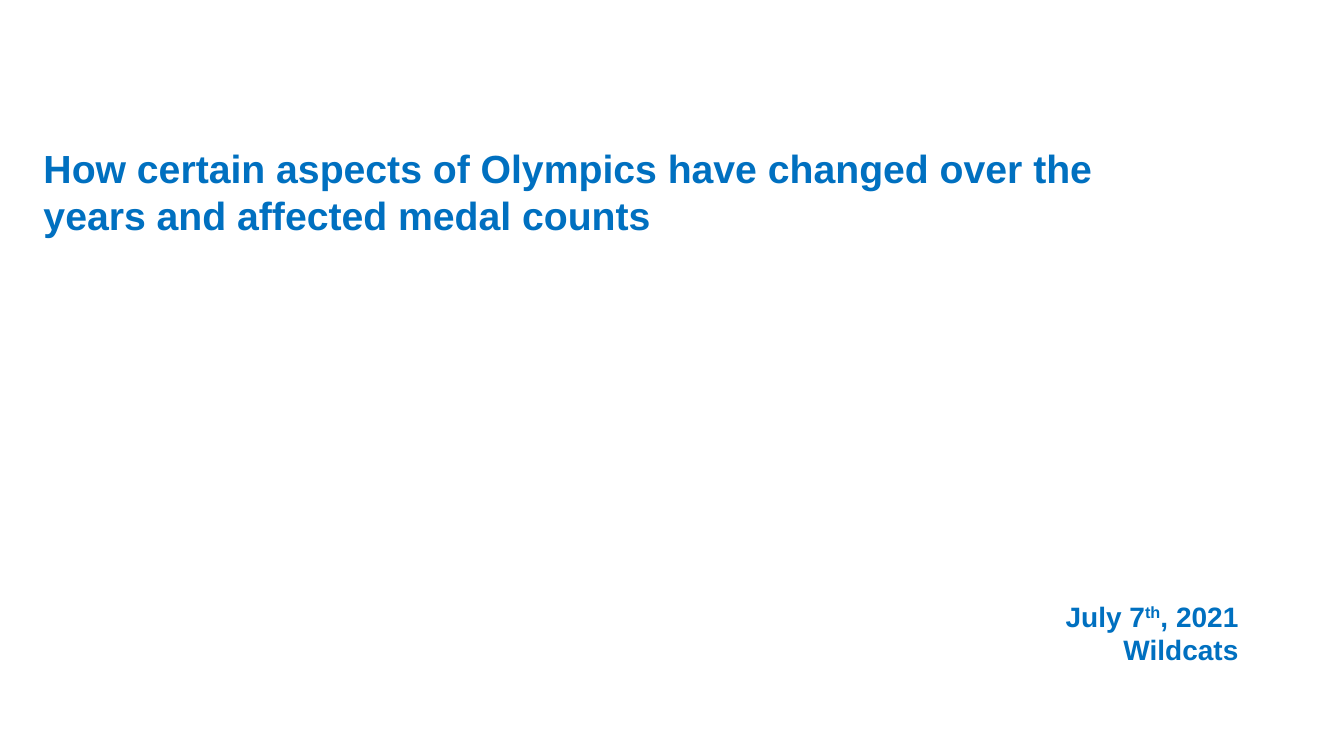
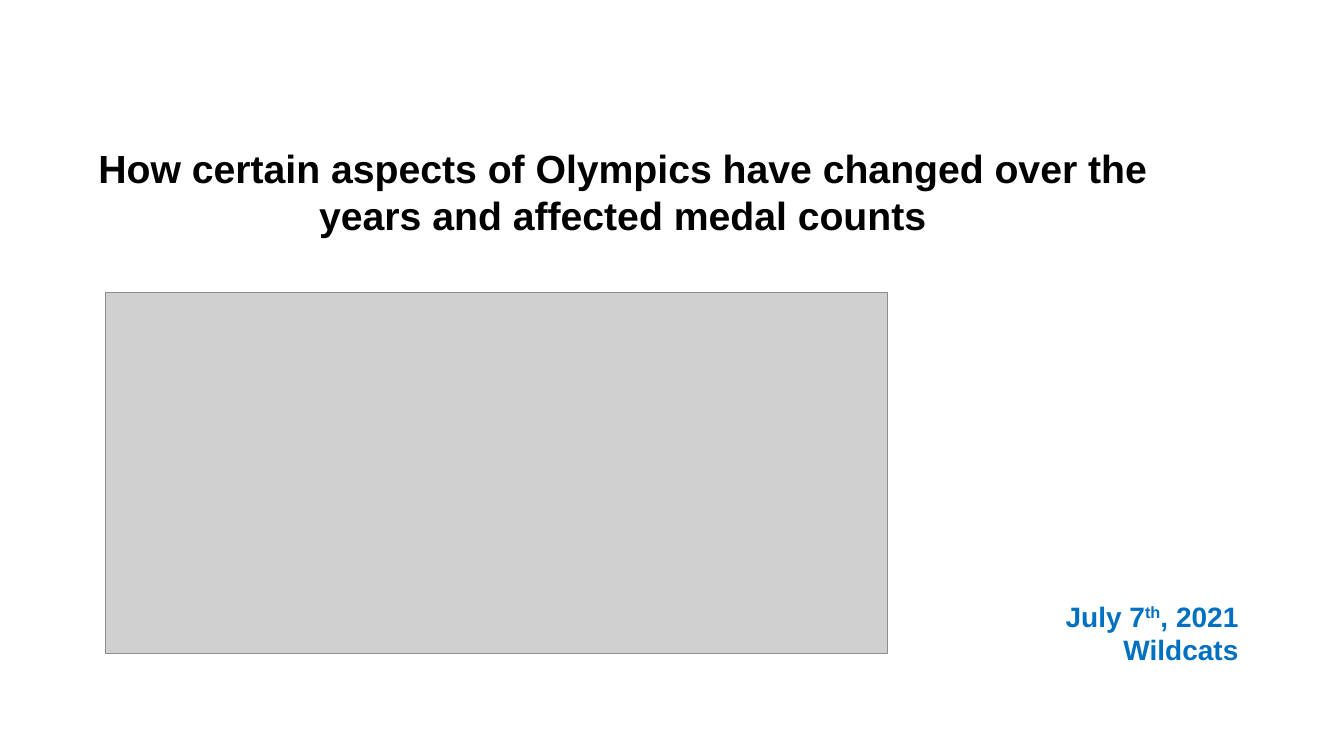
Before and after one commit to sissa81/project1, a slide deck: slide 1 of olympics by wildcats.pptx. Drawn at 1344x756 pixels with LibreOffice and Linux fonts; fonts in the diff are those of the drawing; grey boxes stand for pictures. Boxes give left, top, right and bottom in pixels: in the first picture for what was removed or moved away, otherwise in the second. Text is boxed around its words. In the diff, an @@ line names an element or a change of style, - is before the commit and + after.

Commit message:
PPT Edits and image push

```diff
--- a/olympics by wildcats.pptx
+++ b/olympics by wildcats.pptx
@@ text "How certain aspects of Olympics ..." at box(98, 154, 1147, 238): text colour #0070C0 to #000000; alignment left to centre @@
@@ picture added at box(106, 292, 888, 653) @@
```
Also in this commit, not shown: 5 other slides changed, 1 slide added, 1 other file.
